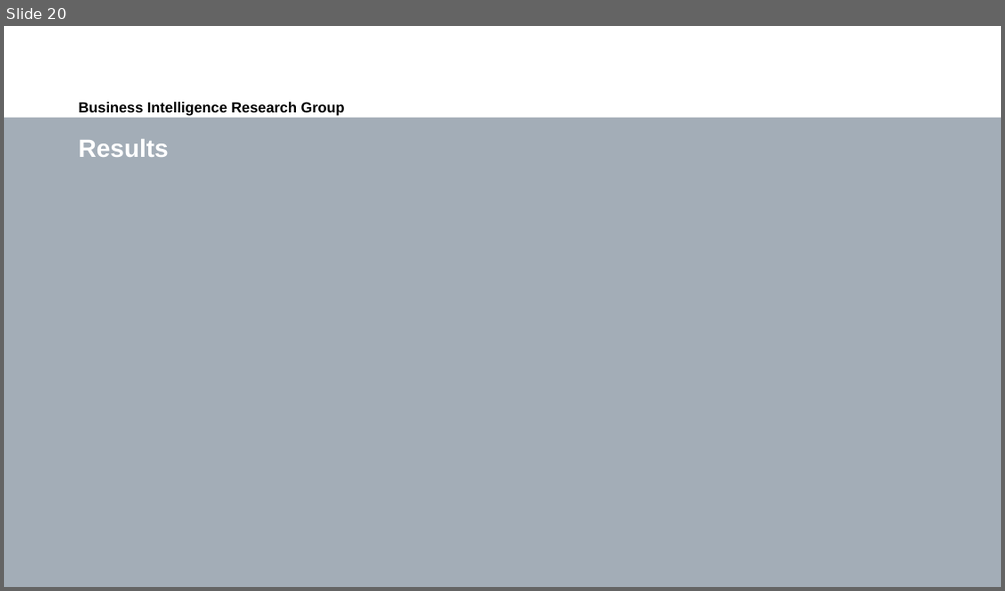
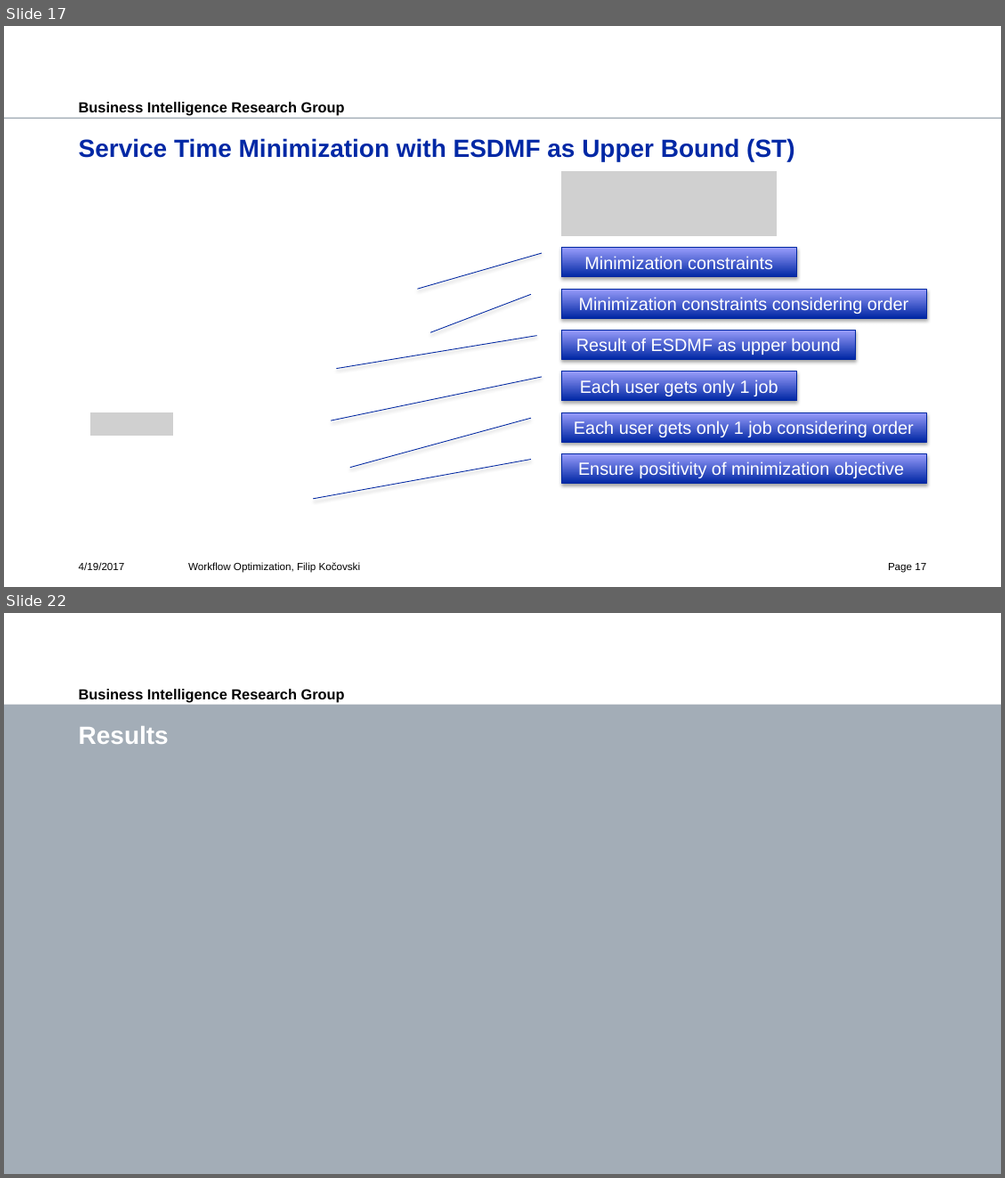
Before and after one commit to fkocovski/mt_presentation, a slide deck: Workflow Optimization.pptx. Shown one above the other, each under a label of ours: slide 20 before the commit, slides 17 and 22 after it; the slides between them are not shown. The pictures are 1005x591 and 1005x1178 pixels, drawn with LibreOffice and Linux fonts; fonts in the diff are those of the drawing; grey boxes stand for pictures; background and template pictures are left out. Boxes give left, top, right and bottom in pixels: in the first picture for what was removed or moved away, otherwise in the second. Text is boxed around its words. In the diff, an @@ line names an element or a change of style, - is before the commit and + after.

```diff
--- a/Workflow Optimization.pptx
+++ b/Workflow Optimization.pptx
@@ slide 17 added at (4, 26, 1001, 587), background #FFFFFF; not listed: 2 template elements that a slide beside it also shows @@
@@ title added at (79, 138, 794, 161), 24 pt, text #0028A5, bold @@
+Service Time Minimization with ESDMF as Upper Bound (ST)
@@ picture added at (561, 171, 776, 236) @@
@@ border callout added at (561, 248, 797, 276), fill gradient #0028A5 to #9A9EFB, outline #0027A1 0.75 pt, 17 pt, text #FFFFFF @@
+Minimization constraints
@@ border callout added at (561, 289, 926, 318), fill gradient #0028A5 to #9A9EFB, outline #0027A1 0.75 pt, 17 pt, text #FFFFFF @@
+Minimization constraints considering order
@@ border callout added at (561, 329, 856, 359), fill gradient #0028A5 to #9A9EFB, outline #0027A1 0.75 pt, 17 pt, text #FFFFFF @@
+Result of ESDMF as upper bound
@@ border callout added at (561, 371, 797, 401), fill gradient #0028A5 to #9A9EFB, outline #0027A1 0.75 pt, 17 pt, text #FFFFFF @@
+Each user gets only 1 job
@@ picture added at (90, 412, 172, 435) @@
@@ border callout added at (561, 412, 926, 442), fill gradient #0028A5 to #9A9EFB, outline #0027A1 0.75 pt, 17 pt, text #FFFFFF @@
+Each user gets only 1 job considering order
@@ border callout added at (561, 454, 926, 483), fill gradient #0028A5 to #9A9EFB, outline #0027A1 0.75 pt, 17 pt, text #FFFFFF @@
+Ensure positivity of minimization objective
@@ text added at (79, 562, 125, 570), 10 pt, text #000000 @@
+4/19/2017
@@ text added at (188, 562, 361, 572), 10 pt, text #000000 @@
+Workflow Optimization, Filip Kočovski
@@ page number added at (888, 563, 926, 572), 10 pt, text #000000 @@
+Page 17
@@ what was slide 20 is now slide 22 @@
```
Also in this commit, not shown: 31 slides changed, 2 other slides added.
